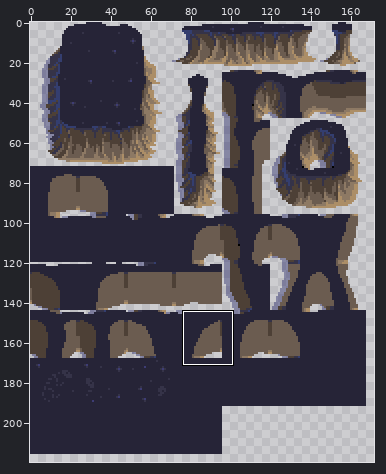
Two states of a pixel-art file, assets_src/image/terrain/tilesets/grass_cave_wall_tileset.ase. Above: a wide view before the commit, with the close-up outlined.
Close-up. Before the commit:
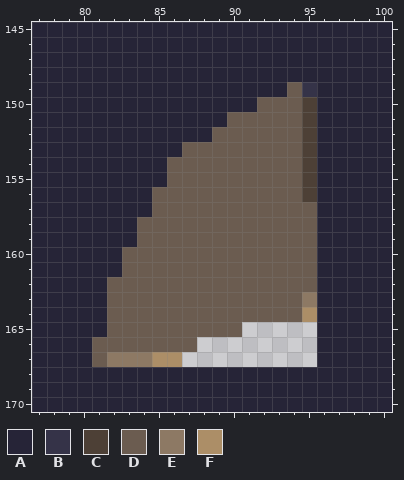
256x256 pixels, 1 frame. Shown: x 77..100, y 145..170. The wide view leaves out empty margins. The commit also changed other parts of the picture, which this record leaves out.
Visible layers, top first: "Void", "Darkness", "walls", "Shadow".
Palette (. is transparent): A #262437  B #353348  C #4d4036  D #6b5c50  E #8d7964  F #ac8e67
Pixels before, first column x 77:
145 AAAAAAAAAAAAAAAAAAAAAAAA
146 AAAAAAAAAAAAAAAAAAAAAAAA
147 AAAAAAAAAAAAAAAAAAAAAAAA
148 AAAAAAAAAAAAAAAAAAAAAAAA
149 AAAAAAAAAAAAAAAAADBAAAAA
150 AAAAAAAAAAAAAAADDDCAAAAA
151 AAAAAAAAAAAAADDDDDCAAAAA
152 AAAAAAAAAAAADDDDDDCAAAAA
153 AAAAAAAAAADDDDDDDDCAAAAA
154 AAAAAAAAADDDDDDDDDCAAAAA
155 AAAAAAAAADDDDDDDDDCAAAAA
156 AAAAAAAADDDDDDDDDDCAAAAA
157 AAAAAAAADDDDDDDDDDDAAAAA
158 AAAAAAADDDDDDDDDDDDAAAAA
159 AAAAAAADDDDDDDDDDDDAAAAA
160 AAAAAADDDDDDDDDDDDDAAAAA
161 AAAAAADDDDDDDDDDDDDAAAAA
162 AAAAADDDDDDDDDDDDDDAAAAA
163 AAAAADDDDDDDDDDDDDEAAAAA
164 AAAAADDDDDDDDDDDDDFAAAAA
165 AAAAADDDDDDDDD.....AAAAA
166 AAAADDDDDDD........AAAAA
167 AAAADEEEFF.........AAAAA
168 AAAAAAAAAAAAAAAAAAAAAAAA
169 AAAAAAAAAAAAAAAAAAAAAAAA
170 AAAAAAAAAAAAAAAAAAAAAAAA
The same view after the edit:
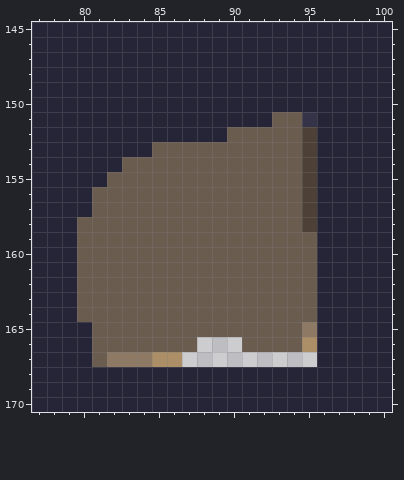
Difference:
Layers "Void", "walls":
The edit turns colour B into colour A in row 149 at x 95.
The edit turns colour C into colour A in row 150 at x 95.
The edit turns colour D into colour A in row 149 at x 94; in row 150 at x 92 to 94; in row 151 at x 90 to 92; in row 152 at x 89.
The edit turns colour C into colour B in row 151 at x 95.
The edit turns colour D into colour C in rows 157 to 158 at x 95.
There is now colour D in rows 165 to 166 at x 91 to 94.
The edit turns colour A into colour D in row 153 at x 85 to 86; in row 154 at x 83 to 85; in row 155 at x 82 to 85; in rows 156 to 157 at x 81 to 84; in rows 158 to 159 at x 80 to 83; in rows 160 to 161 at x 80 to 82.
The edit turns colour A into colour D in rows 162 to 164 at x 80 to 81; in row 165 at x 81.
The edit turns colour E into colour D in row 163 at x 95.
The edit turns colour F into colour D in row 164 at x 95.
There is now colour E in row 165 at x 95.
There is now colour F in row 166 at x 95.
Pixel boxes of the changes (left, top, right, bottom) in both close-ups:
changed: (77, 82, 317, 352)
